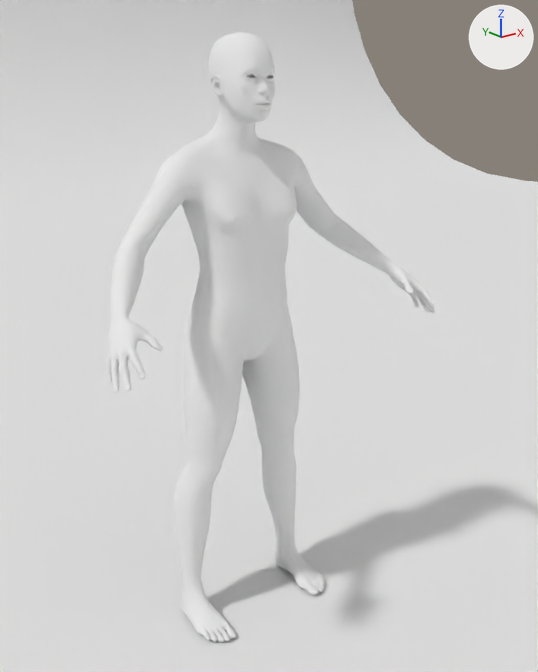
The OBJ model models/studio_plane.obj as it was, and as the next commit left it.
Rendered twice from a 50 mm lens placed at (-12.1, -16.8, 14.9), pointed at (0.3, -1.3, 8.7). Arrows for +X, +Y and +Z are at upper right; the lights stay in place. Where no turn or scale is listed for an object, it has been applied to the vertices.

In view in the first picture: 'Plane_Plane.004', 'Standard:Body'.
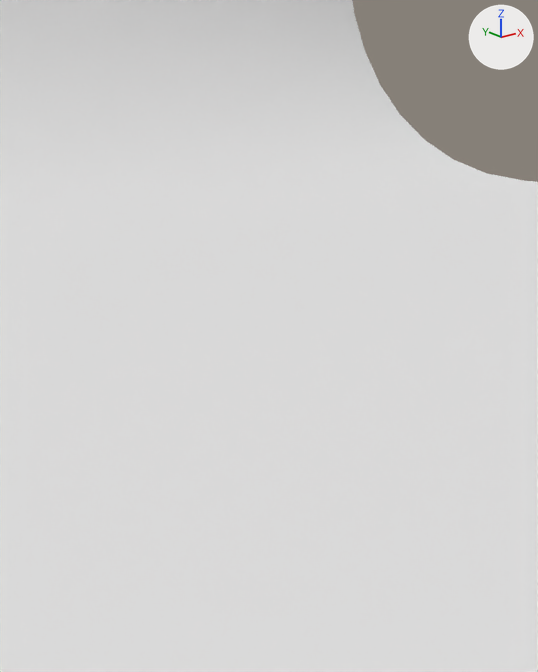
Commit message: fix some problems with studio

The change, as JSON lines over the scene's bpy script:
```json
{"op": "remove", "block": "ob_standard_body", "code": ["ob_standard_body = bpy.data.objects.new('Standard:Body', me_standard_body)", "ob_standard_body.location = (0.0, 0.0, 0.0)"]}
```

Where the change shows, as pixel boxes (x1, y1, x2, y2) in the pictures (538 x 672 px):
```json
{"object": "Standard:Body", "change": "deleted", "before": [106, 32, 435, 642]}
```
